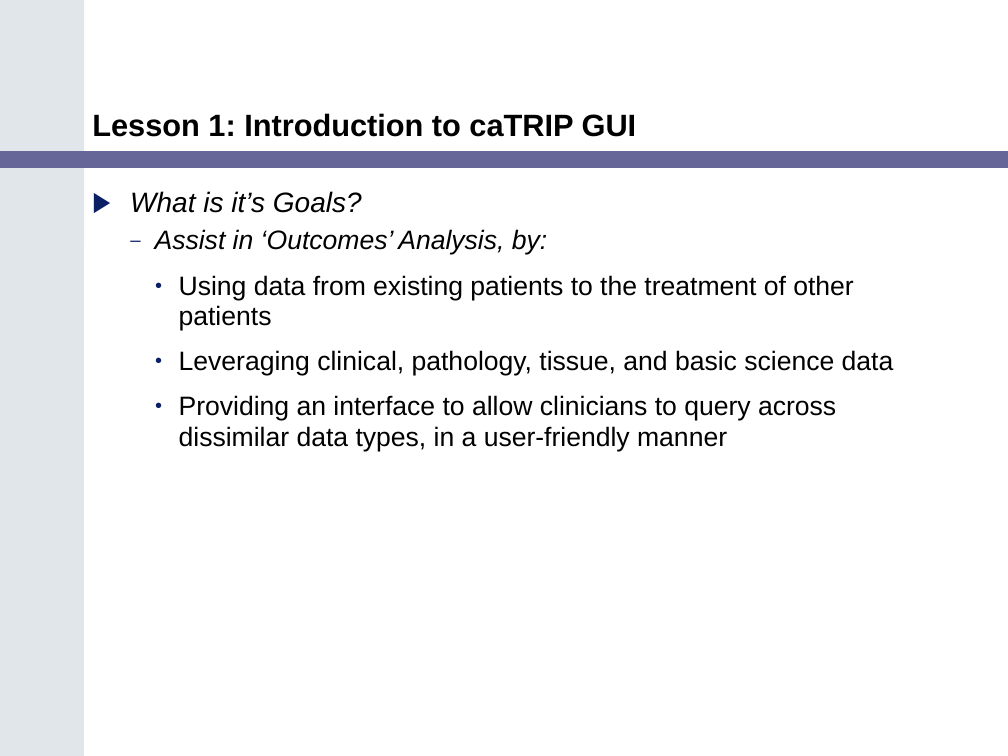
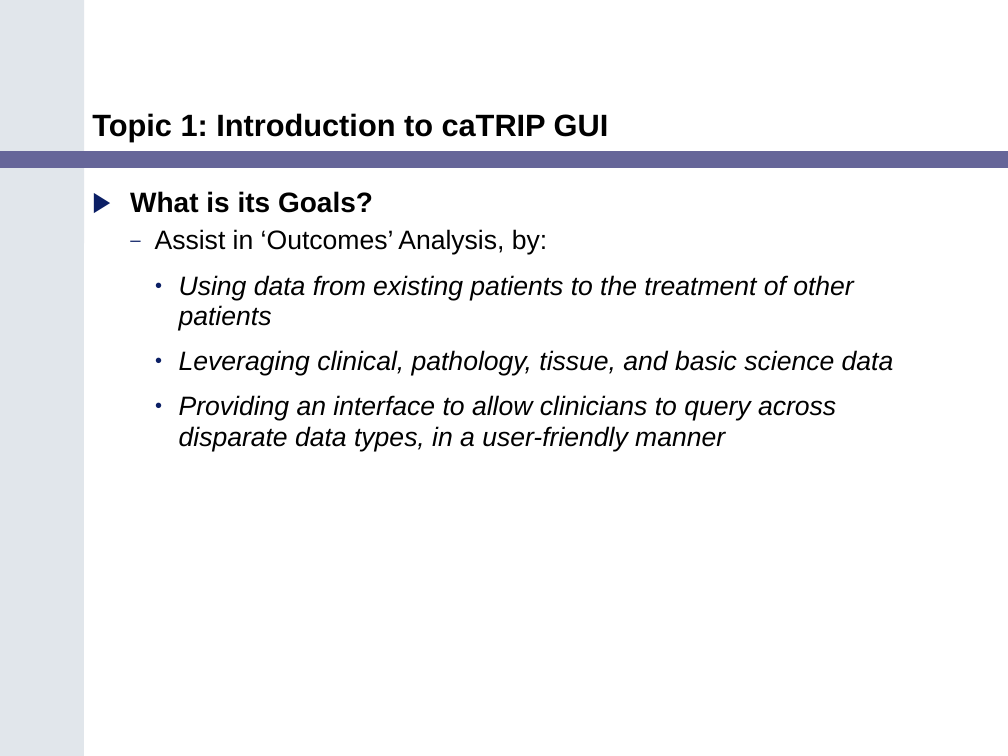
Before and after one commit to NCIP/catrip, a slide deck: slide 7 of catrip/documentation/training/caTRIP_Training_Module.ppt. Drawn at 1008x756 pixels with LibreOffice and Linux fonts; fonts in the diff are those of the drawing. Boxes give left, top, right and bottom in pixels: in the first picture for what was removed or moved away, otherwise in the second. Text is boxed around its words. In the diff, an @@ line names an element or a change of style, - is before the commit and + after.

```diff
--- a/catrip/documentation/training/caTRIP_Training_Module.ppt
+++ b/catrip/documentation/training/caTRIP_Training_Module.ppt
@@ title at <box>92,113,609,141</box>: text changed @@
-Lesson 1: Introduction to caTRIP GUI
+Topic 1: Introduction to caTRIP GUI
@@ text at <box>130,191,373,213</box>: text changed; bold on; italic off @@
-▶ What is it’s Goals?
+▶ What is its Goals?
@@ text at <box>155,229,894,376</box>: italic off in "Assist in ‘Outcomes’ Analysis, by:"; italic on in "Using data from existing patients to the ...", "Leveraging clinical, pathology, tissue, and basic science ..." @@
@@ text at <box>179,395,836,451</box>: text changed; italic on @@
-    • Providing an interface to allow clinicians to query across dissimilar data types, in a user-friendly manner
+    • Providing an interface to allow clinicians to query across disparate data types, in a user-friendly manner
```
Also in this commit, not shown: 26 other slides changed, 6 slides added, 1 slide removed, 2 other files.
